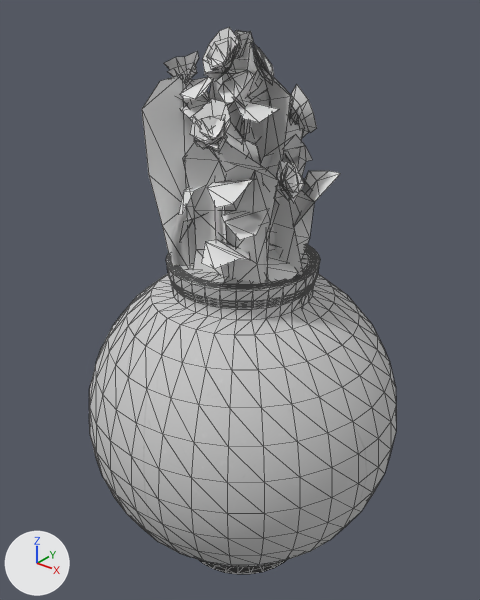
A saved change to the glTF model assets/models/vase/vase4/scene.gltf.
The view is the same before and after, from a camera (50 mm lens) standing at (2.49, -3.15, 3.12) and looking at (-0.06, 0.04, 1.15). Every picture has the same lights, and +X, +Y and +Z are marked at lower left. Mesh edges are drawn as thin lines. Vertices at the same position are counted once.

Before the edit, the objects in view are built like this:
```python
me_sphere = bpy.data.meshes.new('Sphere')
me_sphere.from_pydata(...)  # 2224 vertices, 3625 faces; spans x -1.09..1.09, y -1.09..1.09, z -0.85..2.87
# faces by material slot: [2814, 811]
me_sphere.materials.append(mat_material)  # picture img_seychelles_beige_marble_tiles_wgildfbv_1k_gloss
me_sphere.materials.append(mat_roseclimber_inst)  # its picture is missing
ob_sphere = bpy.data.objects.new('Sphere', me_sphere)
ob_sphere.location = (0.0, 0.0, 0.0)
```
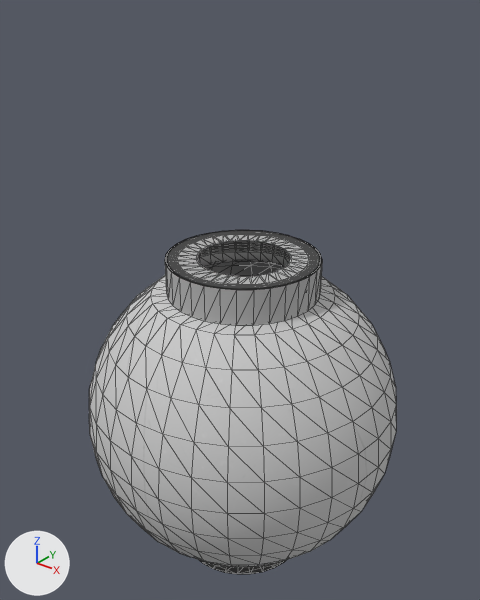
Boxes [x1, y1, x2, y2] around the edits, measured in the pictures (480 x 600 px):
```json
{"object": "Sphere", "change": "reshaped", "before": [89, 27, 396, 574], "after": [89, 230, 396, 574], "on screen": "37% shorter"}
{"part": 1, "of": "me_sphere", "change": "added", "after": [165, 230, 322, 325]}
{"part": 2, "of": "me_sphere", "change": "deleted", "before": [164, 27, 317, 269]}
{"part": 3, "of": "me_sphere", "change": "deleted", "before": [142, 42, 341, 294]}
```

The change, as JSON lines over the scene's bpy script:
```json
{"block": "me_sphere", "where": "# used by ob_sphere; location = (0.0, 0.0, 0.0)"}
{"op": "remove", "block": "me_sphere", "code": "me_sphere.from_pydata(...)  # 2224 vertices, 3625 faces; spans x -1.09..1.09, y -1.09..1.09, z -0.85..2.87"}
{"op": "add", "block": "me_sphere", "code": "me_sphere.from_pydata(...)  # 1541 vertices, 3069 faces; spans x -1.09..1.09, y -1.09..1.09, z -0.85..1.5"}
{"block": "me_sphere", "change": "me_sphere part 1: a new loose piece of 128 vertices spanning x -0.5..0.51, y -0.51..0.5, z 1.26..1.5, in mat_material (picture img_seychelles_beige_marble_tiles_wgildfbv_1k_gloss)"}
{"block": "me_sphere", "change": "me_sphere part 2: 64 loose pieces with 533 vertices, spanning x -0.63..0.46, y -0.58..0.45, z 1.31..2.87, are deleted"}
{"block": "me_sphere", "change": "me_sphere part 3"}
{"block": "me_sphere", "change": "278 vertices are removed from x -0.51..0.53, y -0.49..0.47, z 0.99..2.79"}
{"block": "me_sphere", "change": "334 faces are deleted"}
```
